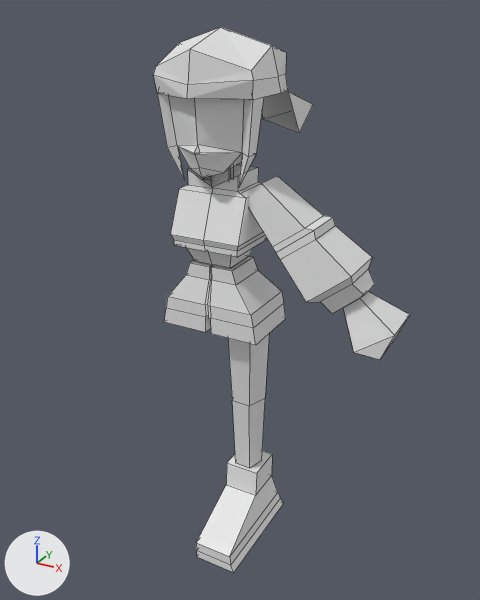
A saved change to the Blender file low-poly-character.blend.
Both versions are drawn from a camera (50 mm lens) standing at (1.17, -2.03, 2.06) and looking at (0.02, 0.07, 1.01). The axes (+X, +Y, +Z) are drawn at lower left. The lights are the same throughout. The picture after the commit comes second. Mesh edges are drawn as thin lines.
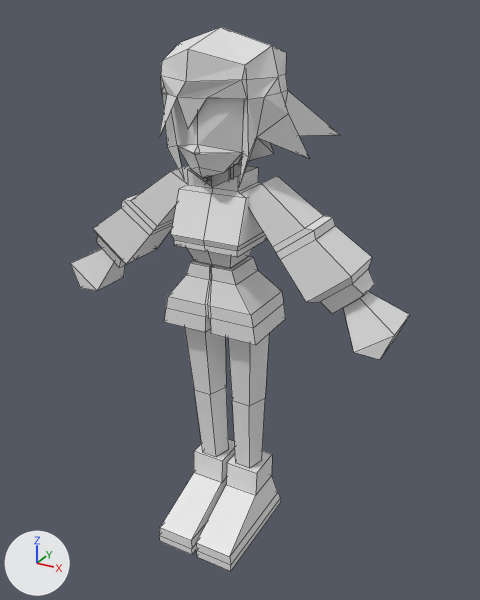
Edits to the bpy script that builds the scene:
```text
Change me_plane:
    used by ob_plane; location = (0.0, 0.0, 0.0)
    remove me_plane.from_pydata(...)  # 39 vertices, 33 faces; spans x 0.0..0.22, y -0.238..0.36, z 1.51..2.005
    add me_plane.from_pydata(...)  # 72 vertices, 96 faces; spans x -0.289..0.289, y -0.224..0.401, z 1.51..2.005
    me_plane part 1
    7 vertices are removed from x 0.0..0.21, y -0.238..0.36, z 1.548..1.807
    11 faces are deleted
    9 vertices move from x 0.0..0.185, y -0.234..0.33, z 1.582..1.947 to x -0.013..0.279, y -0.224..0.371, z 1.572..1.947
    40 vertices are added at x -0.289..0.289, y -0.216..0.401, z 1.51..1.953
    74 new faces join them
Change ob_cube:
    add _m = ob_cube.modifiers.new('Mirror', 'MIRROR')
Change ob_cylinder:
    add _m = ob_cylinder.modifiers.new('Mirror', 'MIRROR')
Change ob_cube_003:
    add _m = ob_cube_003.modifiers.new('Mirror', 'MIRROR')
Change ob_cube_004:
    add _m = ob_cube_004.modifiers.new('Mirror', 'MIRROR')
Change ob_plane:
    remove _m = ob_plane.modifiers.new('Mirror', 'MIRROR')
```

Location of each change, [x1, y1, x2, y2] in pixels of the pictures (480 x 600 px):
'Plane', reshaped, modifiers changed (13% wider): before [153, 27, 313, 186]; after [159, 27, 340, 186]
'Cube.003', modifiers changed (111% wider, 8% taller): before [242, 176, 375, 314]; after [93, 165, 375, 314]
'Cube', modifiers changed (38% wider, 7% taller): before [196, 451, 284, 573]; after [159, 440, 281, 571]
'Cylinder', modifiers changed (102% wider): before [228, 334, 269, 468]; after [185, 327, 269, 468]
'Cube.004', modifiers changed (407% wider, 64% taller): before [343, 292, 409, 360]; after [70, 248, 409, 360]
